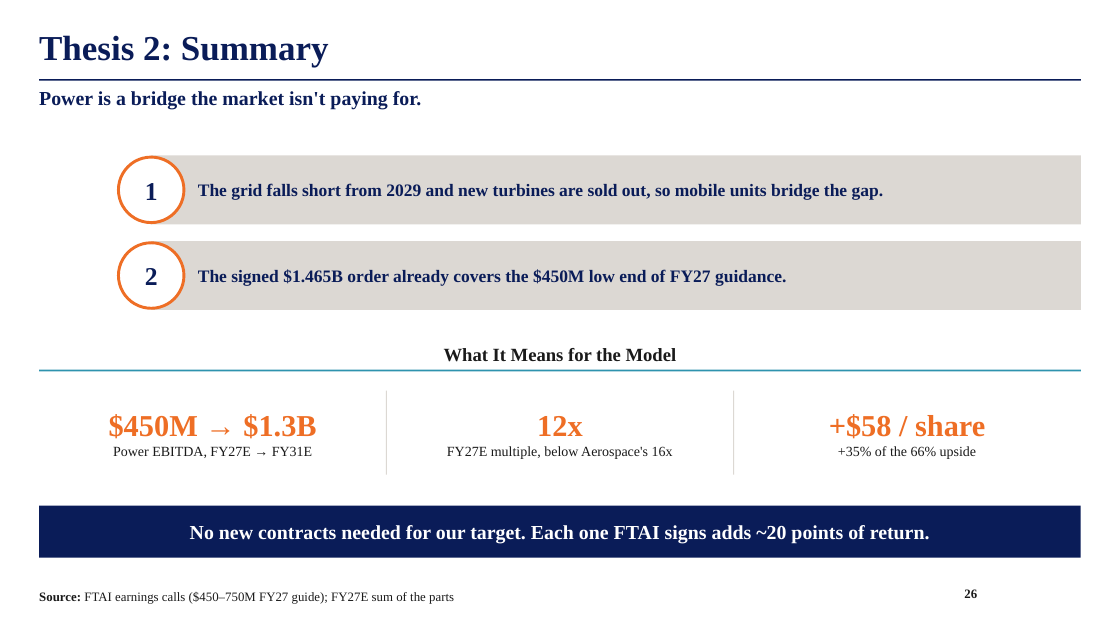
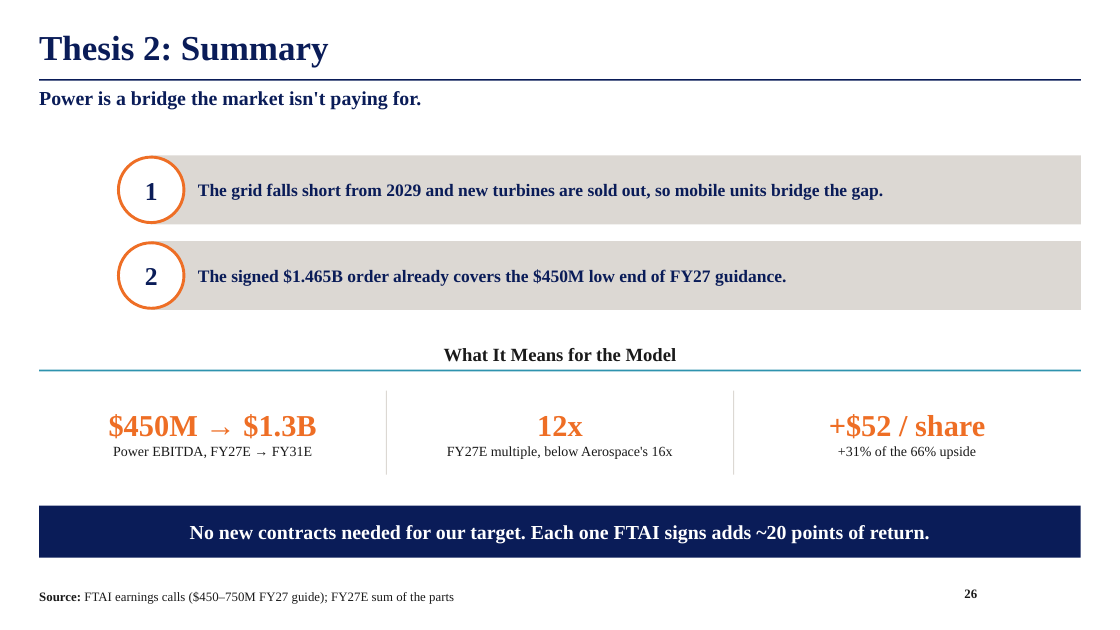
Before and after one commit to maxlsmls-dot/SPOT, a slide deck: slide 26 of deck/FTAI_Long_Pitch.pptx. Drawn at 1120x630 pixels with LibreOffice and Linux fonts; fonts in the diff are those of the drawing; background and template pictures are left out. Boxes give left, top, right and bottom in pixels: in the first picture for what was removed or moved away, otherwise in the second. Text is boxed around its words. In the diff, an @@ line names an element or a change of style, - is before the commit and + after.

```diff
--- a/deck/FTAI_Long_Pitch.pptx
+++ b/deck/FTAI_Long_Pitch.pptx
@@ text at [829,414,985,459]: text changed @@
-+$58 / share
-+35% of the 66% upside
++$52 / share
++31% of the 66% upside
```
Also in this commit, not shown: 5 other slides changed, 2 other files.
